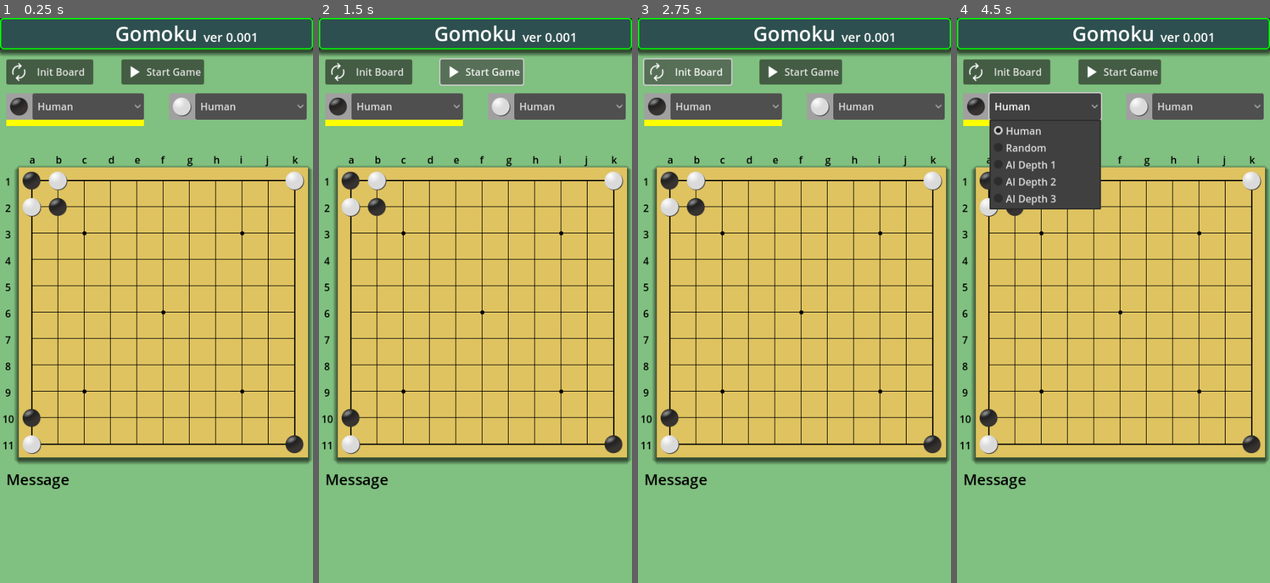
Above: before the commit, frames 1-4 (left to right).
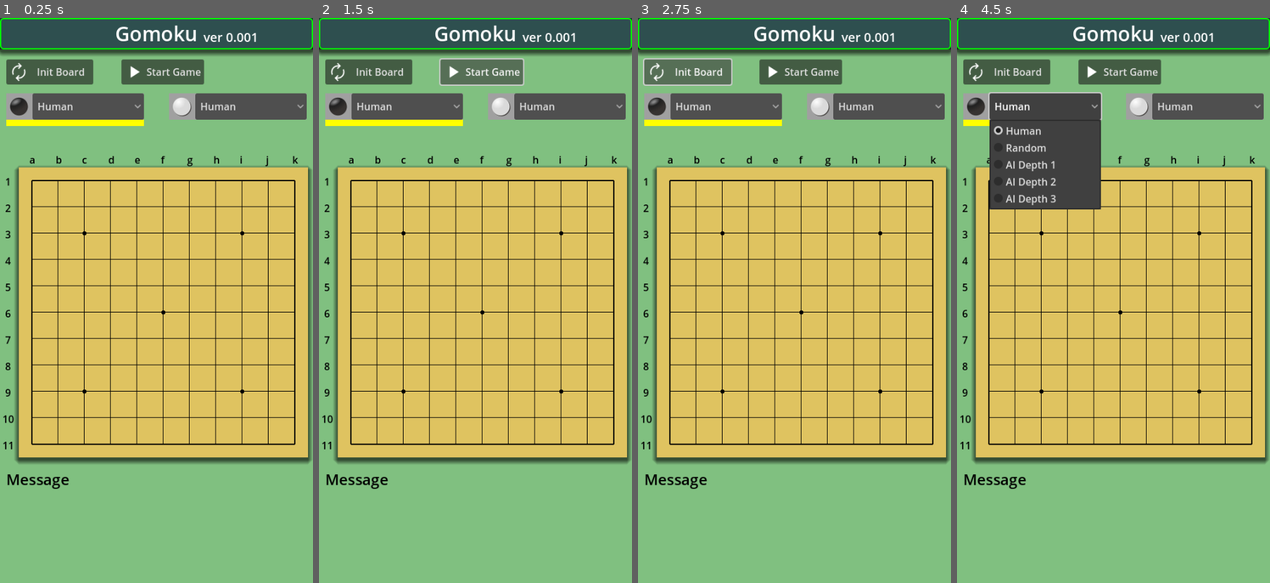
Above: after the commit, the same moments.

Repository: vivisuke/Gomoku
Game: Godot game, scene res://main_scene.tscn
Same seed, same stepped clock (60 frames per second), same inputs: the game is played once before the commit and once after it.
Inputs:
- Up to frame 1 (0.25 s): no input
- Up to frame 2 (1.5 s): click "Start Game" at 0.5 s; click "Start Game" at 1.25 s
- Up to frame 3 (2.75 s): click "Init Board" at 2 s
- Up to frame 4 (4.5 s): click "Human" at 2.75 s; click "Init Board" at 3.5 s; click "Human" at 4.25 s

The runs differ from the first frame. In frame 1, 1.2% of the frame differs, in the area x 7-98%, y 27-78%; in frame 2, 1.2%; in frame 3, 1.2%; in frame 4, 0.9%.

Commit message:
0021 ◎ C 09/02 09/02 0.001│ToDo│Board オブジェクトの状態を参照し、盤面に石を置く

Diff:
--- a/Gomoku/main_scene.tscn
+++ b/Gomoku/main_scene.tscn
@@ -1,7 +1,8 @@
-[gd_scene load_steps=10 format=3 uid="uid://ditiwje3j3fsh"]
+[gd_scene load_steps=11 format=3 uid="uid://ditiwje3j3fsh"]
 
 [ext_resource type="Script" path="res://scripts/TitleBar.gd" id="1_3jkov"]
 [ext_resource type="Script" path="res://scripts/Board.gd" id="1_bcx5t"]
+[ext_resource type="Script" path="res://scripts/main_scene.gd" id="1_hytem"]
 [ext_resource type="Texture2D" uid="uid://bmkivh14ecwf1" path="res://images/autorenew_white_32.png" id="2_1eau2"]
 [ext_resource type="Texture2D" uid="uid://c2suld26k1ali" path="res://images/black_42.png" id="2_155xe"]
 [ext_resource type="Texture2D" uid="uid://buv5opysoy8ff" path="res://images/play_arrow_white_32.png" id="3_g71hd"]
@@ -23,6 +24,7 @@
 sources/1 = SubResource("TileSetAtlasSource_3enra")
 
 [node name="MainScene" type="Node2D"]
+script = ExtResource("1_hytem")
 
 [node name="BG" type="ColorRect" parent="."]
 offset_right = 500.0
--- a/Gomoku/scripts/Board.gd
+++ b/Gomoku/scripts/Board.gd
@@ -1,15 +1,15 @@
 extends ColorRect
 
 const BD_WIDTH = 500
-const N_HORZ = g.N_HORZ
-const N_VERT = g.N_VERT
+var N_HORZ = g.N_HORZ
+var N_VERT = g.N_VERT
 const FRAME_WD = 38
 #const CELL_WD = (BD_WIDTH - FRAME_WD) / N_HORZ
 const CELL_WD = 42		# 42*12 = 504
 const ORG_X = CELL_WD*0.5
 const ORG_Y = CELL_WD*0.5
-const RT_END = CELL_WD*(N_HORZ-0.5)
-const LW_END = CELL_WD*(N_VERT-0.5)
+var RT_END = CELL_WD*(N_HORZ-0.5)
+var LW_END = CELL_WD*(N_VERT-0.5)
 
 # Called when the node enters the scene tree for the first time.
 func _ready():
--- a/Gomoku/scripts/global.gd
+++ b/Gomoku/scripts/global.gd
@@ -1,17 +1,34 @@
 extends Node2D
 
+enum {
+	EMPTY = 0, BLACK, WHITE,
+}
 const N_HORZ = 11
 const N_VERT = 11
 
+func xyToIX(x, y): return y*N_HORZ + x
+func ixToX(ix: int): return ix % N_HORZ
+func ixToY(ix: int): return ix / N_HORZ
+
 class Board:
-	var hbitmap = []		# 水平方向ビットマップ
-	var vbitmap = []		# 垂直方向ビットマップ
+	var h_black = []		# 水平方向ビットマップ
+	var h_white = []		# 水平方向ビットマップ
+	var v_black = []		# 垂直方向ビットマップ
+	var v_white = []		# 垂直方向ビットマップ
 	func _init():
-		hbitmap.resize(N_VERT)
-		hbitmap.fill(0)
-		vbitmap.resize(N_HORZ)
-		vbitmap.fill(0)
-
+		h_black.resize(N_VERT)
+		h_black.fill(0)
+		h_white.resize(N_VERT)
+		h_white.fill(0)
+		v_black.resize(N_HORZ)
+		v_black.fill(0)
+		v_white.resize(N_HORZ)
+		v_white.fill(0)
+	func get_color(x, y):	# h_black, h_white のみを参照
+		var mask = 1 << (N_HORZ - 1 - x)
+		if (h_black[y]&mask) != 0: return BLACK
+		if (h_white[y]&mask) != 0: return WHITE
+		return EMPTY
 
 func _ready():
 	pass # Replace with function body.
--- /dev/null
+++ b/Gomoku/scripts/main_scene.gd
@@ -0,0 +1,21 @@
+extends Node2D
+
+var N_HORZ = g.N_HORZ
+var N_VERT = g.N_VERT
+var N_CELLS = N_HORZ*N_VERT
+
+var bd
+
+func _ready():
+	bd = g.Board.new()
+	update_board()
+	pass # Replace with function body.
+
+func update_board():
+	for y in range(N_VERT):
+		for x in range(N_HORZ):
+			var c:int = bd.get_color(x, y)
+			$Board/TileMap.set_cell(0, Vector2(x, y), c-1, Vector2i(0, 0))
+	pass
+func _process(delta):
+	pass
Not shown, changed: Gomoku.spr
